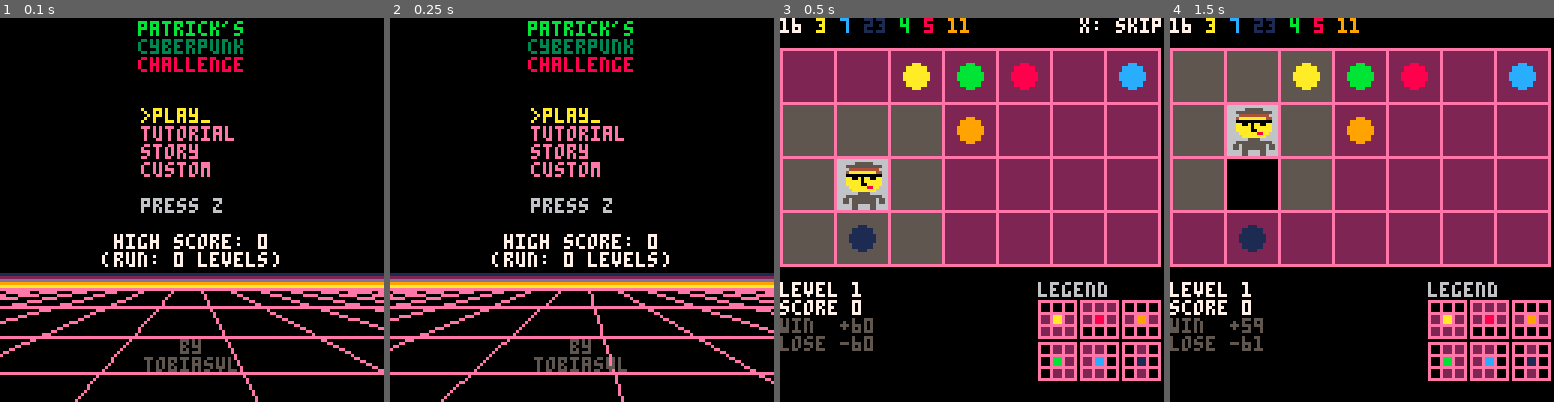
Above: before the commit, frames 1-4 (left to right).
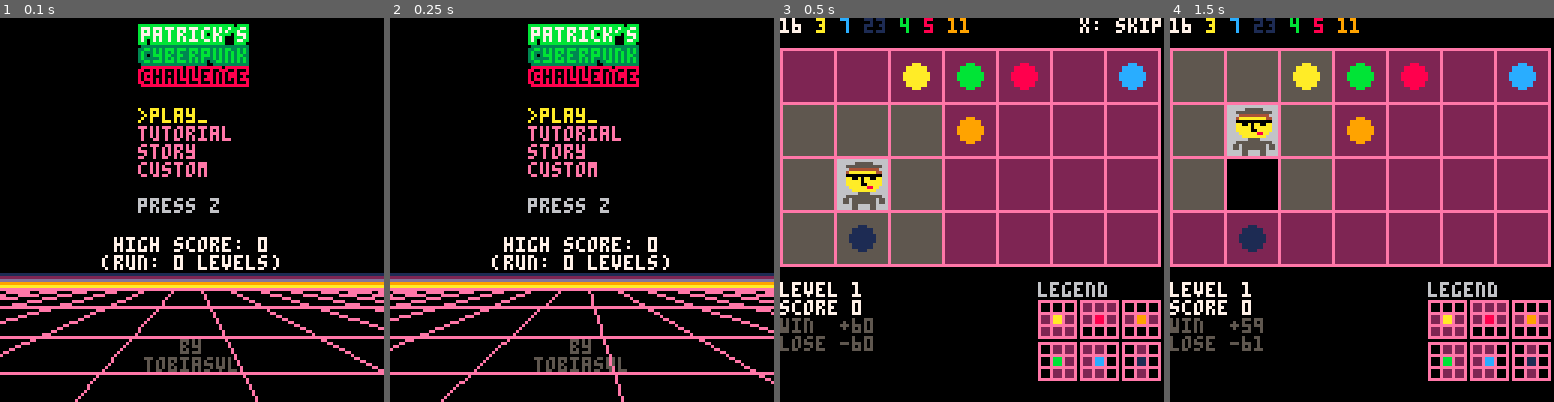
Above: after the commit, the same moments.

Repository: tobiasvl/patrick
Game: PICO-8 cartridge patrick.p8
The game is run twice, just before and just after one commit, with the same random seed, the same clock (stepped at 60 frames per second) and the same inputs.
Inputs (mouse positions are in pixels of both pictures, inside the frame that each line leads up to):
- Up to frame 1 (0.1 s): no input
- Up to frame 2 (0.25 s): no input
- Up to frame 3 (0.5 s): tap O (Z key) at 0.33 s
- Up to frame 4 (1.5 s): click (1239, 121) at 0.67 s; tap O (Z key) at 0.7, 1.43 s; tap X (X key) at 1.07 s; click (1300, 267) at 1.22 s

The runs differ from the first frame. In frame 1, 7.2% of the frame differs, in the area x 26-73%, y 0-66%; in frame 2, 7.2%, in the area x 26-73%, y 0-92%; in frame 3, nothing differs; in frame 4, nothing differs.

Commit message:
New logo

Diff:
--- a/patrick.p8
+++ b/patrick.p8
@@ -318,10 +318,30 @@
     if (fred==2) print("fred\nwho?",15,3)
     if (fred==3) print("freddie\nfinkle?",15,3)
     if (fred==4) print("that\nbastard",15,3)
-    cursor(0,1)
-    center("patrick's",11)
-    center("cyberpunk",3)
-    center("challenge",8)
+
+    outline("patrick's",0,2,11,7,true)
+    outline("cyberpunk",0,9,3,11,true)
+    outline("challenge",0,16,8,0,true)
+
+    cursor(46,30)
+    for i=1,4 do
+      color(menu_selection==i and 10 or 14)
+      if (menu_selection==i) then
+        print(">"..menu[i][2].."_")
+      else
+        print(menu[i][2])
+      end
+    end
+    if (flr(time())%2==0) center("\npress "..buttons.o,6)
+    color()
+    high_score=dget(1)
+    high_run=dget(2)
+    cursor(0,73)
+    center("high score: "..high_score,7)
+    center("(run: "..high_run.." levels)",7)
+    cursor(0,107)
+    center("by",5)
+    center("tobiasvl",5)
 
     local title_y=90
     t-=.5
@@ -344,25 +364,6 @@
       line(v*9+64,title_y,v*60+64,w,14)
     end
 
-    cursor(47,30)
-    for i=1,4 do
-      color(menu_selection==i and 10 or 14)
-      if (menu_selection==i) then
-        print(">"..menu[i][2].."_")
-      else
-        print(menu[i][2])
-      end
-    end
-    if (flr(time())%2==0) center("\npress "..buttons.o,6)
-    color()
-    high_score=dget(1)
-    high_run=dget(2)
-    cursor(0,72)
-    center("high score: "..high_score,7)
-    center("(run: "..high_run.." levels)",7)
-    cursor(0,107)
-    center("by",5)
-    center("tobiasvl",5)
     if x>=15 and x<=18 and y>=3 and y<=6 then
       spr(15,x,y,1,2)
     else
@@ -795,6 +796,19 @@
   if (set_tile(x,y,-1)) destroyed+=1
 end
 
+function outline(s,x,y,c1,c2,center)
+ if center then
+  x=64-(#s*2)
+ end
+	for i=0,2 do
+	 for j=0,2 do
+	  if not(i==1 and j==1) then
+	   print(s,x+i,y+j,c1)
+	  end
+	 end
+	end
+	print(s,x+1,y+1,c2)
+end
 __gfx__
 0000000066666555555666666666633333366666eeeeeeeeeeeee000eeeeeeeeeeeee000eeeeeeeeeeeee000eeeeeeeeeeeee000eeeeeeeeeeeee00000999900
 0000000066555555555555666633333333333366e000e000e000e000e000e222e222e000e222e222e000e000e222e222e222e000e000e222e000e00009aaaa90
